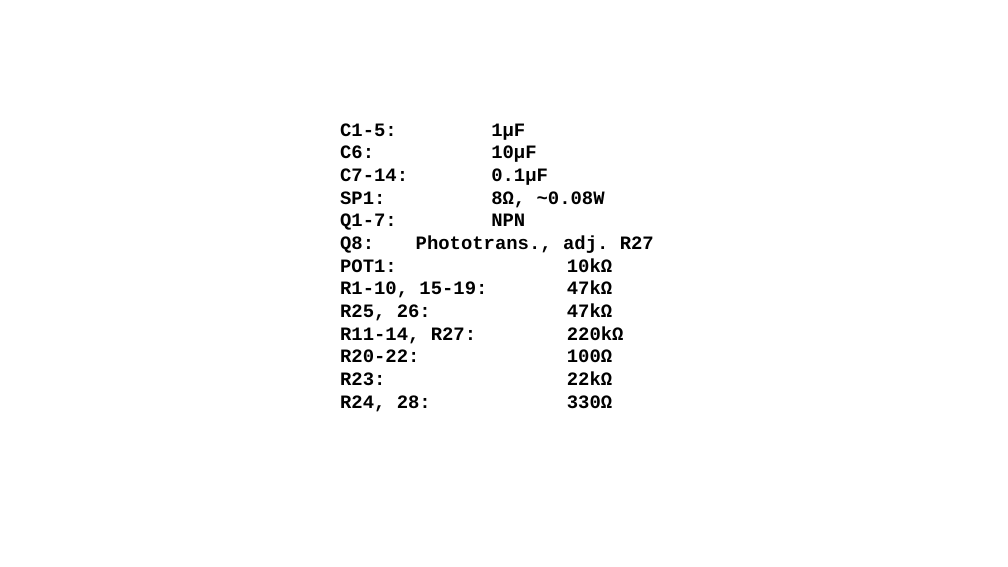
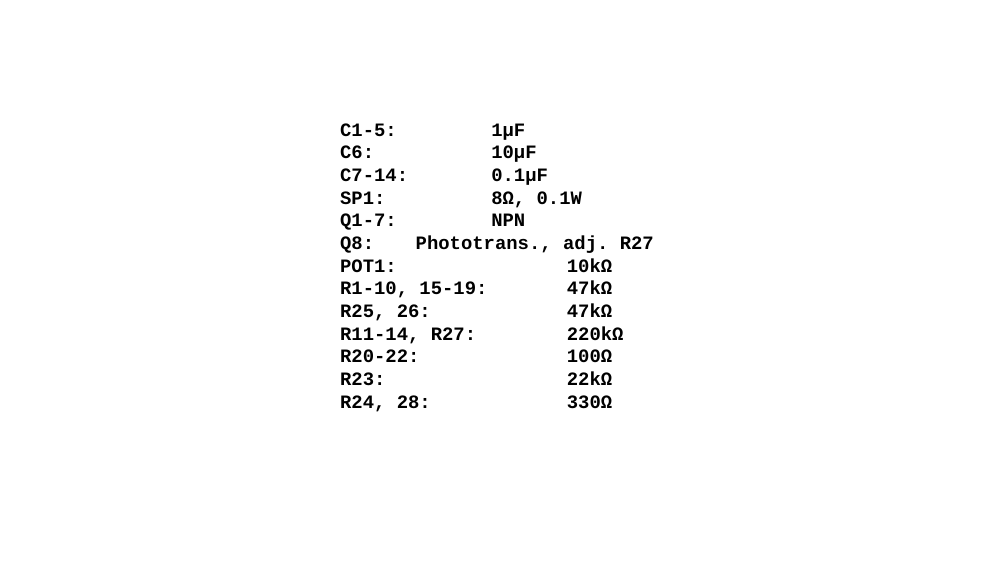
Before and after one commit to vilhelmen/accessory_board, a slide deck: slide 2 of images.pptx. Drawn at 1008x567 pixels with LibreOffice and Linux fonts; fonts in the diff are those of the drawing. Boxes give left, top, right and bottom in pixels: in the first picture for what was removed or moved away, otherwise in the second. Text is boxed around its words. In the diff, an @@ line names an element or a change of style, - is before the commit and + after.

```diff
--- a/images.pptx
+++ b/images.pptx
@@ text at bbox=[340, 191, 582, 208]: text changed @@
-SP1: 8Ω, ~0.08W
+SP1: 8Ω, 0.1W
```
Also in this commit, not shown: 1 other slide changed, 3 other files.
